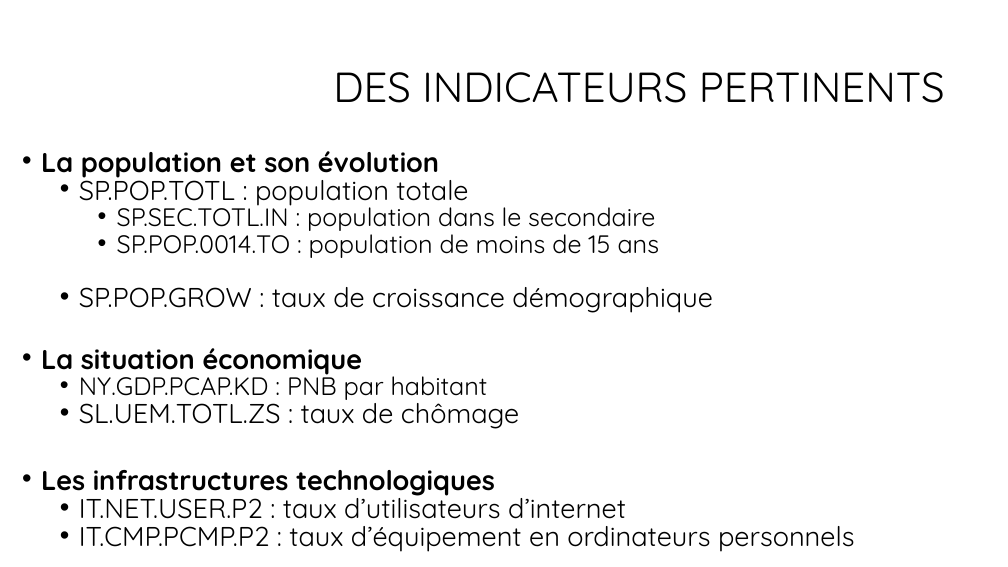
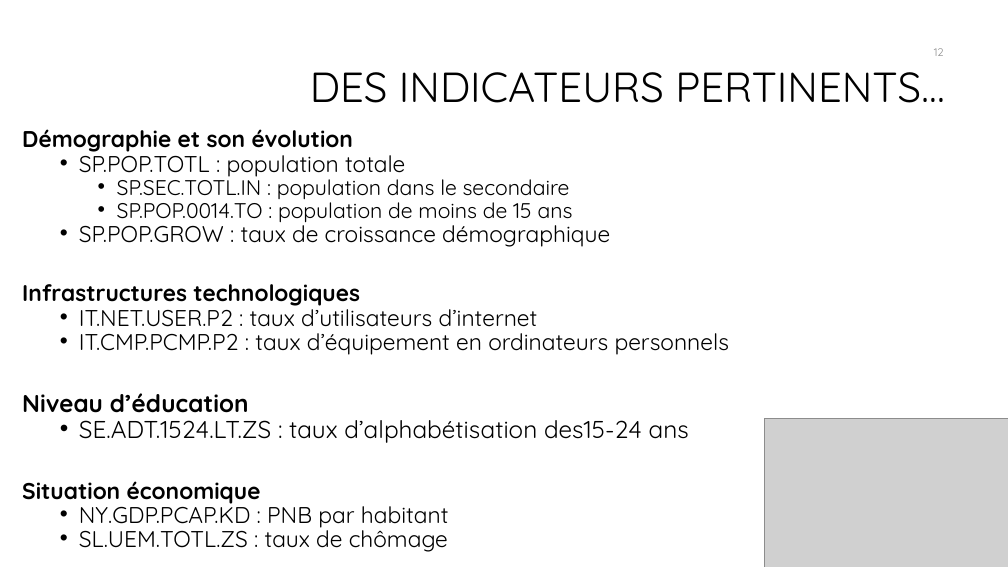
Before and after one commit to bayethiernodiop/Parcours-Data-Scientist, a slide deck: slide 12 of projet2/projet2.pptx. Drawn at 1008x567 pixels with LibreOffice and Linux fonts; fonts in the diff are those of the drawing; grey boxes stand for pictures; background and template pictures are left out. Boxes give left, top, right and bottom in pixels: in the first picture for what was removed or moved away, otherwise in the second. Text is boxed around its words. In the diff, an @@ line names an element or a change of style, - is before the commit and + after.

```diff
--- a/projet2/projet2.pptx
+++ b/projet2/projet2.pptx
@@ page number added at (934, 48, 944, 56), 10.5 pt, text #8C8C8C @@
+12
@@ title at (310, 72, 944, 103): text changed @@
-DES INDICATEURS PERTINENTS
+DES INDICATEURS PERTINENTS…
@@ text "Démographie et son évolution": place and size @@
-text "Démographie et son évolution" at (41, 151, 855, 552)
+text "Démographie et son évolution" at (22, 129, 729, 552)
@@ text at (22, 129, 354, 152): text changed; size 25.9 to 21.7 pt @@
-• La population et son évolution
+Démographie et son évolution
@@ text at (79, 148, 610, 552): size 25.9 to 21.7 pt in "SP.POP.TOTL : population totale", "SP.POP.GROW : taux de croissance démographique", "SL.UEM.TOTL.ZS : taux de chômage"; size 24.1 to 20.1 pt in "SP.SEC.TOTL.IN : population dans le secondaire", "SP.POP.0014.TO : population de moins de 15 ..."; size 24.1 to 21.7 pt in "NY.GDP.PCAP.KD : PNB par habitant" @@
@@ text at (22, 284, 729, 504): text changed; size 25.9 to 21.7 pt; bold off @@
-• La situation économique
+Infrastructures technologiques
+  • IT.NET.USER.P2 : taux d’utilisateurs d’internet
+  • IT.CMP.PCMP.P2 : taux d’équipement en ordinateurs personnels
+Niveau d’éducation
+  • SE.ADT.1524.LT.ZS : taux d’alphabétisation des15-24 ans
+Situation économique
@@ picture added at (765, 418, 1008, 567) @@
@@ text at (41, 470, 855, 552): paragraphs removed @@
-• Les infrastructures technologiques
-  • IT.NET.USER.P2 : taux d’utilisateurs d’internet
-  • IT.CMP.PCMP.P2 : taux d’équipement en ordinateurs personnels
```
Also in this commit, not shown: 8 other slides changed, 10 slides added, 5 slides removed, 13 other files.
